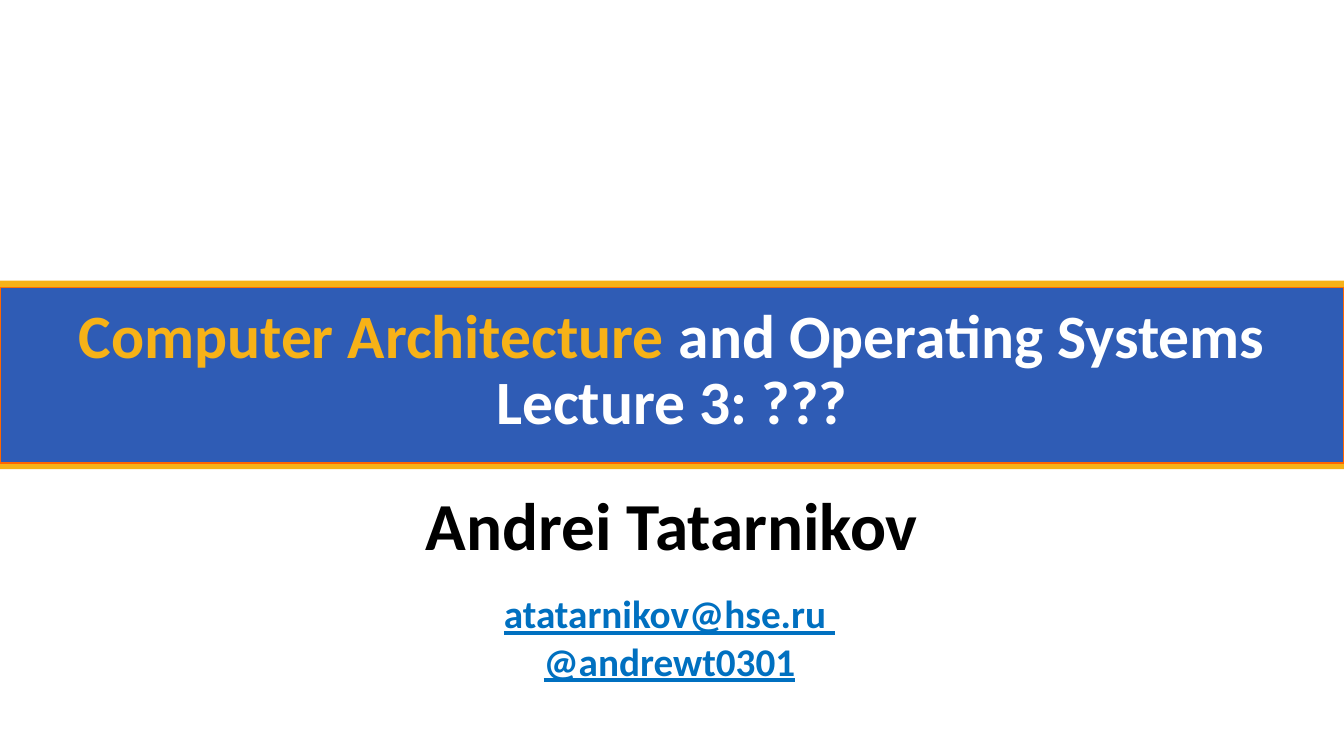
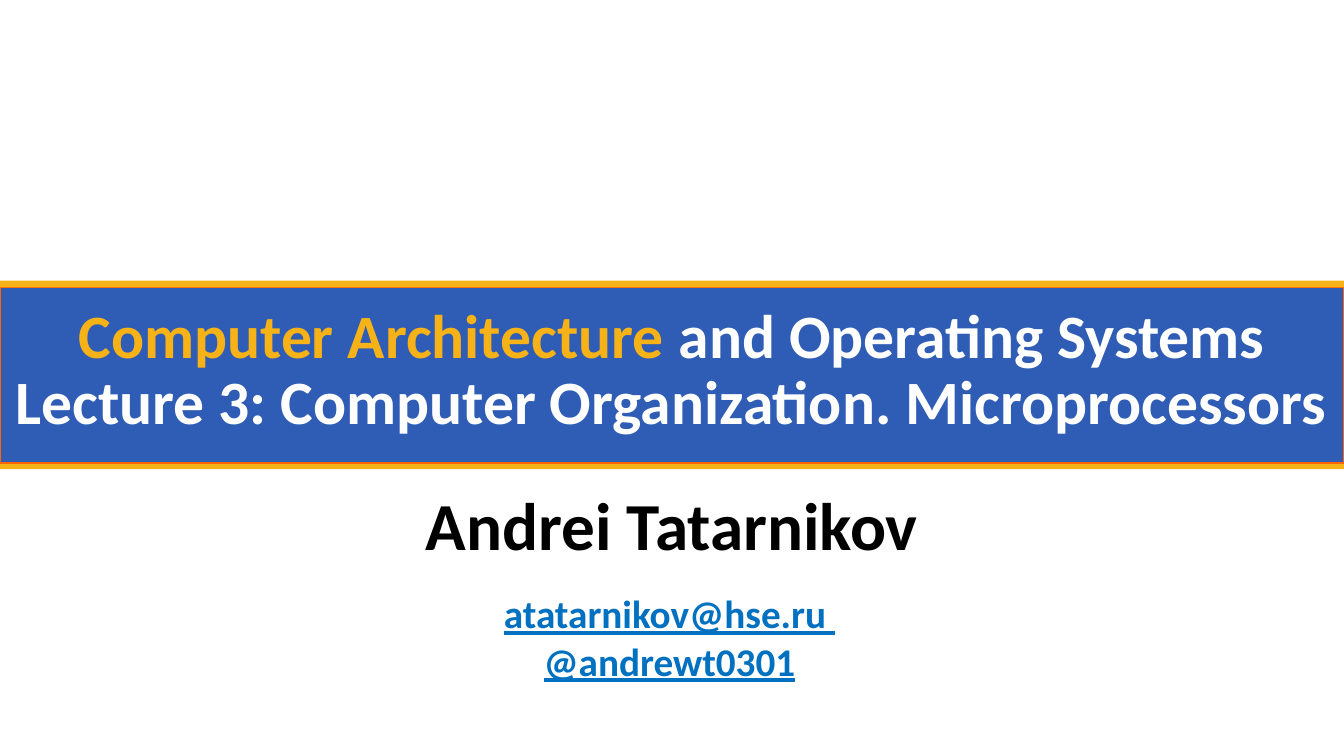
Before and after one commit to andrewt0301/hse-acos-course, a slide deck: slide 1 of docs/part1ca/03_CPU/CA_Lecture_03.pptx. Drawn at 1344x756 pixels with LibreOffice and Linux fonts; fonts in the diff are those of the drawing; background and template pictures are left out. Boxes give left, top, right and bottom in pixels: in the first picture for what was removed or moved away, otherwise in the second. Text is boxed around its words. In the diff, an @@ line names an element or a change of style, - is before the commit and + after.

```diff
--- a/docs/part1ca/03_CPU/CA_Lecture_03.pptx
+++ b/docs/part1ca/03_CPU/CA_Lecture_03.pptx
@@ title at [16, 314, 1326, 435]: text changed @@
-Computer Architecture and Operating Systems
-Lecture 3: ???
+Computer Architecture and Operating Systems
+Lecture 3: Computer Organization. Microprocessors
```
Also in this commit, not shown: 4 other files.
